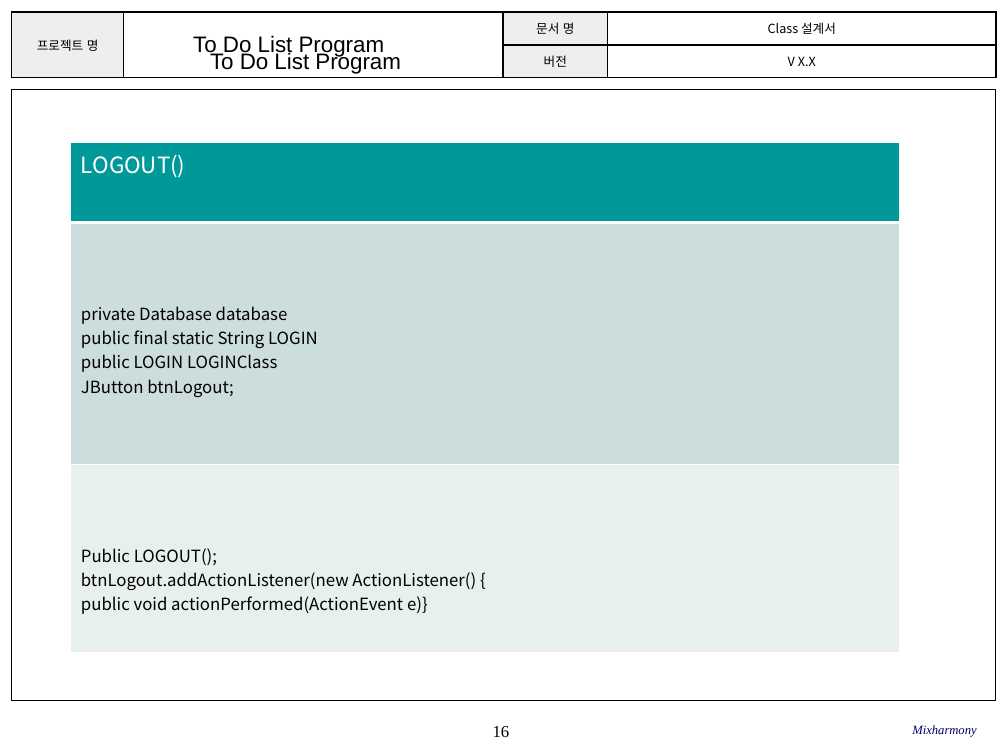
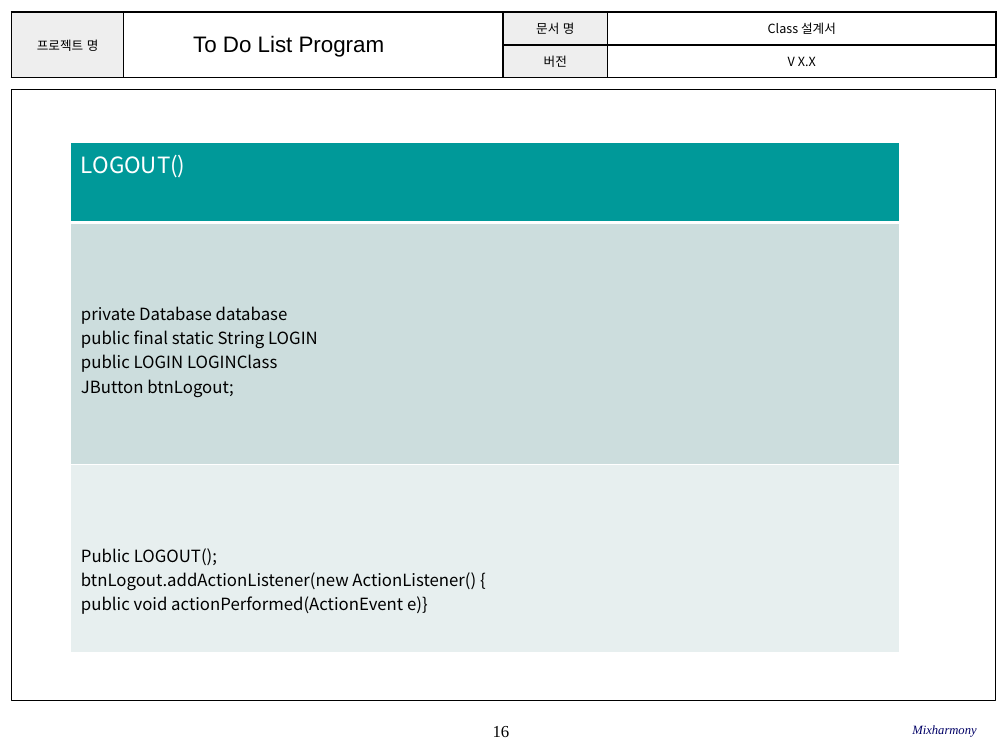
Before and after one commit to SE-admin/SE2017_2_mixharmony, a slide deck: slide 16 of doc/3_ 설계서/Class Design.pptx. Drawn at 1008x756 pixels with LibreOffice and Linux fonts; fonts in the diff are those of the drawing; background and template pictures are left out. Boxes give left, top, right and bottom in pixels: in the first picture for what was removed or moved away, otherwise in the second. Text is boxed around its words. In the diff, an @@ line names an element or a change of style, - is before the commit and + after.

```diff
--- a/doc/3_ 설계서/Class Design.pptx
+++ b/doc/3_ 설계서/Class Design.pptx
@@ text removed at (x1=210, y1=51, x2=401, y2=74) @@
-To Do List Program
```
Also in this commit, not shown: 9 other slides changed.
